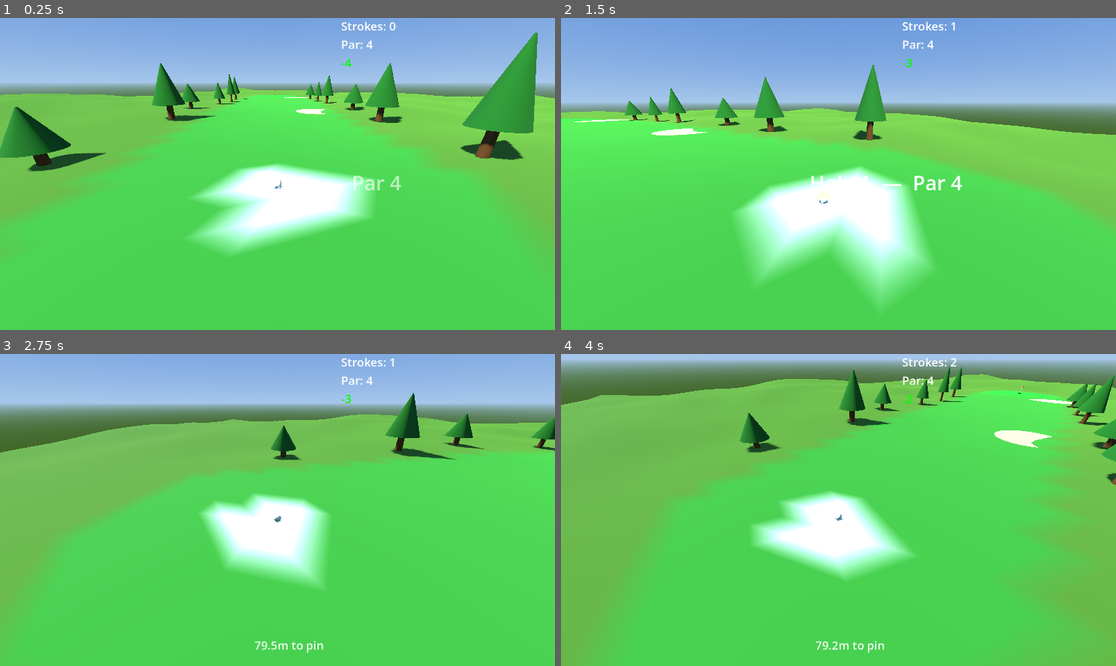
Above: before the commit, frames 1-4 (two rows, left to right).
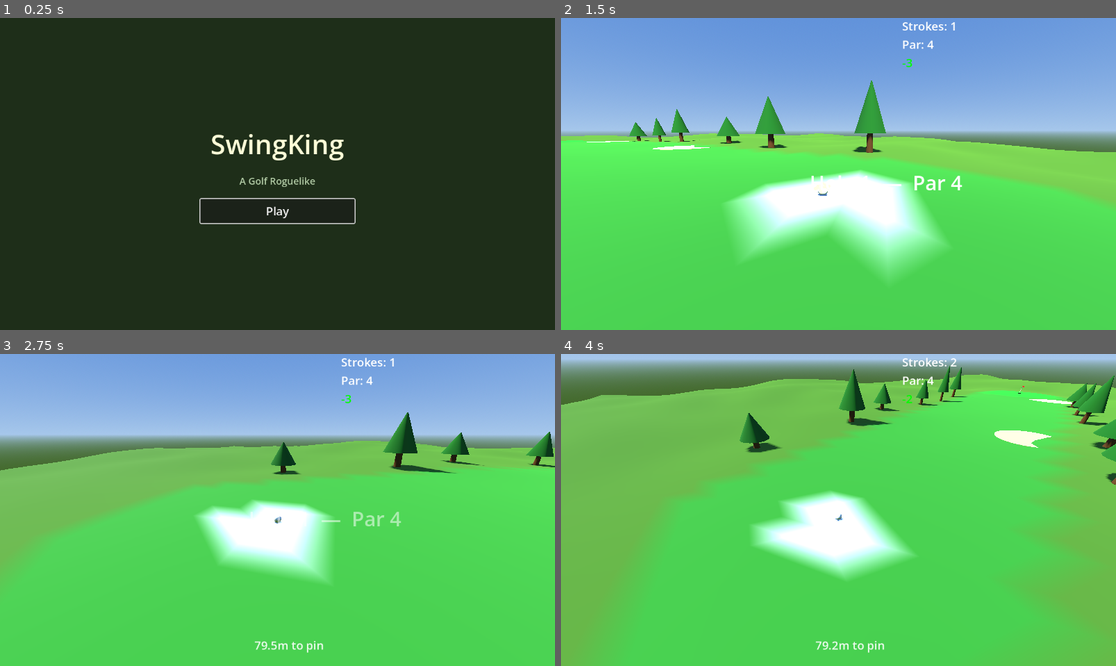
Above: after the commit, the same moments.

Repository: alexanderbenfox/golf-roguelike-godot
Game: Godot game, scene res://scenes/main_menu.tscn
The game is run twice, just before and just after one commit, with the same random seed, the same clock (stepped at 60 frames per second) and the same inputs. Before the commit the project starts from res://node_3d.tscn.
Inputs (mouse positions are in pixels of both pictures, inside the frame that each line leads up to):
- Up to frame 1 (0.25 s): no input
- Up to frame 2 (1.5 s): click (838, 211) at 0.5 s, where only the run after the commit has a clickable "Play"; move the mouse to (960, 158) at 1.27 s; click (960, 158) at 1.35 s
- Up to frame 3 (2.75 s): move the mouse to (166, 525) at 2.02 s; click (166, 525) at 2.1 s
- Up to frame 4 (4 s): move the mouse to (894, 441) at 2.77 s; click (894, 441) at 2.85 s; move the mouse to (810, 572) at 3.52 s; click (810, 572) at 3.6 s

The runs differ from the first frame. In frame 1, 98% of the frame differs, in the area x 0-100%, y 0-100%; in frame 2, 24%; in frame 3, 24%; in frame 4, less than 0.1%.

Commit message:
Add main menu and return-to-menu flow after course completion
Adds a main menu scene as the new entry point with title and Play
button. Fixes the last-hole flow so course_completed actually fires,
then transitions back to the menu. The "Next Hole" button shows
"Finish" on the final hole.

Co-Authored-By: Claude Opus 4.6 <noreply@anthropic.com>

Diff:
--- a/project.godot
+++ b/project.godot
@@ -15,7 +15,7 @@
 [application]
 
 config/name="SwingKing"
-run/main_scene="uid://cdghvynsj8vwm"
+run/main_scene="res://scenes/main_menu.tscn"
 config/features=PackedStringArray("4.6", "Forward Plus")
 config/icon="res://icon.svg"
 
--- /dev/null
+++ b/scenes/main_menu.tscn
@@ -0,0 +1,52 @@
+[gd_scene load_steps=2 format=3]
+
+[ext_resource type="Script" path="res://scripts/ui/main_menu.gd" id="1_menu"]
+
+[node name="MainMenu" type="Control"]
+layout_mode = 3
+anchors_preset = 15
+anchor_right = 1.0
+anchor_bottom = 1.0
+script = ExtResource("1_menu")
+
+[node name="ColorRect" type="ColorRect" parent="."]
+layout_mode = 1
+anchors_preset = 15
+anchor_right = 1.0
+anchor_bottom = 1.0
+color = Color(0.12, 0.18, 0.1, 1)
+
+[node name="VBoxContainer" type="VBoxContainer" parent="."]
+layout_mode = 1
+anchors_preset = 8
+anchor_left = 0.5
+anchor_top = 0.5
+anchor_right = 0.5
+anchor_bottom = 0.5
+offset_left = -160.0
+offset_top = -100.0
+offset_right = 160.0
+offset_bottom = 100.0
+grow_horizontal = 2
+grow_vertical = 2
+theme_override_constants/separation = 24
+
+[node name="TitleLabel" type="Label" parent="VBoxContainer"]
+layout_mode = 2
+text = "SwingKing"
+horizontal_alignment = 1
+theme_override_font_sizes/font_size = 56
+theme_override_colors/font_color = Color(1, 1, 0.85, 1)
+
+[node name="SubtitleLabel" type="Label" parent="VBoxContainer"]
+layout_mode = 2
+text = "A Golf Roguelike"
+horizontal_alignment = 1
+theme_override_font_sizes/font_size = 20
+theme_override_colors/font_color = Color(0.7, 0.8, 0.65, 1)
+
+[node name="PlayButton" type="Button" parent="VBoxContainer"]
+layout_mode = 2
+custom_minimum_size = Vector2(200, 50)
+text = "Play"
+theme_override_font_sizes/font_size = 24
--- a/scripts/main.gd
+++ b/scripts/main.gd
@@ -295,11 +295,16 @@
 	)
 	_scorecard.show_scorecard()
 	hole_complete_ui.show_result(strokes, par, score_name)
+	# Show "Finish" on the last hole instead of "Next Hole"
+	if course_manager.current_hole_index >= course_manager.holes_in_course:
+		hole_complete_ui.set_button_text("Finish")
 
 
 func _on_next_hole_requested() -> void:
-	# Last hole already handled by _on_course_completed — don't show upgrade screen
+	# Last hole — skip upgrade screen, advance directly to trigger course completion
 	if course_manager.current_hole_index >= course_manager.holes_in_course:
+		_scorecard.hide_scorecard()
+		course_manager.advance_to_next_hole()
 		return
 	_show_upgrade_screen()
 
@@ -332,6 +337,7 @@
 func _on_course_completed(total_strokes: int, total_par: int) -> void:
 	print("Course complete! Strokes: %d  Par: %d" % [total_strokes, total_par])
 	MetaProgression.on_run_complete()
+	get_tree().change_scene_to_file("res://scenes/main_menu.tscn")
 
 
 # -------------------------------------------------------------------------
--- a/scripts/ui/hole_complete_ui.gd
+++ b/scripts/ui/hole_complete_ui.gd
@@ -25,6 +25,12 @@
 
 	show()
 
+func set_button_text(text: String) -> void:
+	if next_button:
+		next_button.text = text
+
+
 func _on_next_button_pressed() -> void:
+	next_button.text = "Next Hole"
 	hide()
 	next_hole_requested.emit()
--- /dev/null
+++ b/scripts/ui/main_menu.gd
@@ -0,0 +1,15 @@
+class_name MainMenu
+extends Control
+
+const GAME_SCENE := "res://node_3d.tscn"
+
+@onready var play_button: Button = $VBoxContainer/PlayButton
+
+
+func _ready() -> void:
+	play_button.pressed.connect(_on_play_pressed)
+	play_button.grab_focus()
+
+
+func _on_play_pressed() -> void:
+	get_tree().change_scene_to_file(GAME_SCENE)
Not shown, added: scripts/ui/main_menu.gd.uid
